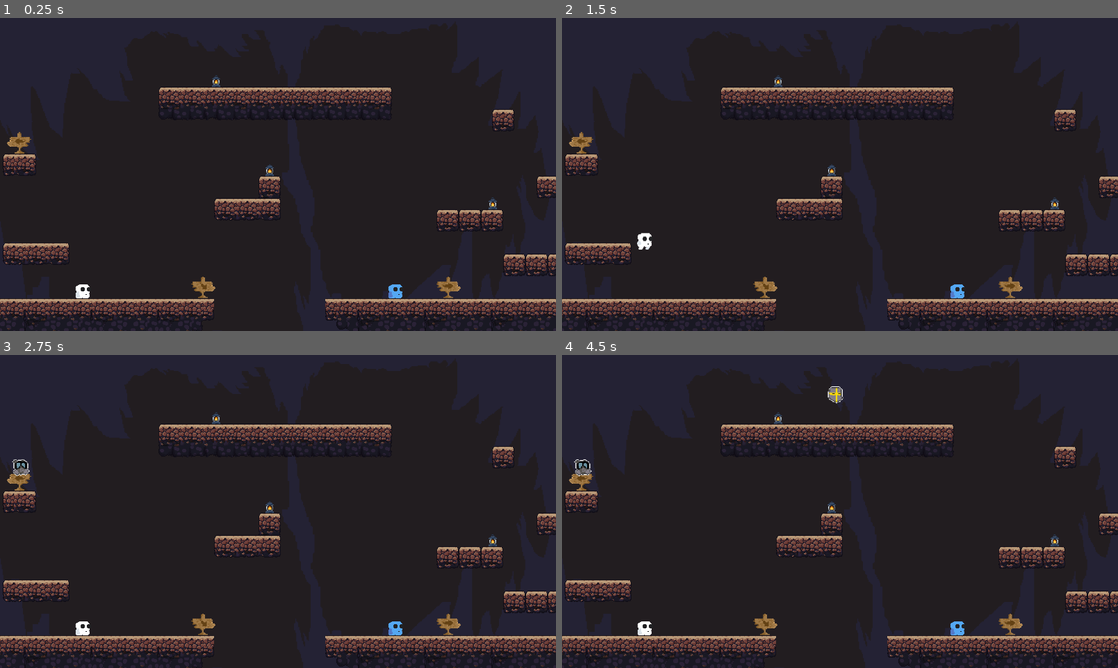
Above: before the commit, frames 1-4 (two rows, left to right).
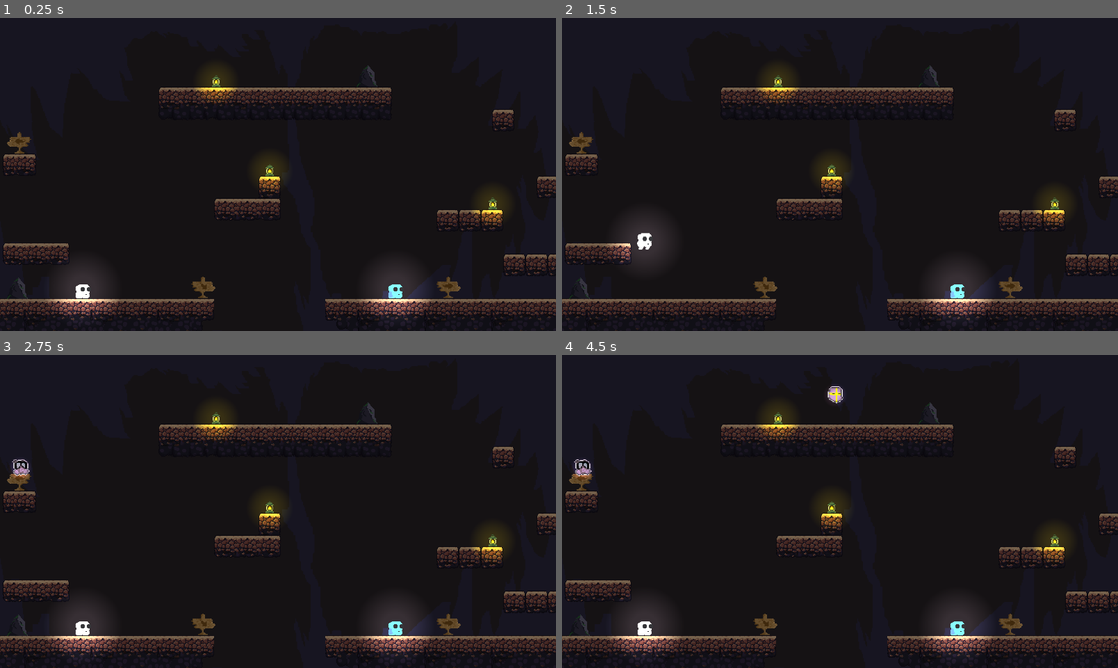
Above: after the commit, the same moments.

Repository: ViniTeider/BeneathTheMask
Game: Godot game, scene res://scenes/world.tscn
Two runs of this game, one before a commit and one after it. Both use one fixed random seed, a clock stepped at 60 frames per second and the inputs below.
Inputs:
- Up to frame 1 (0.25 s): no input
- Up to frame 2 (1.5 s): tap Enter at 0.5 s; tap Space at 1.25 s
- Up to frame 3 (2.75 s): no input
- Up to frame 4 (4.5 s): no input

The runs differ from the first frame. In frame 1, 6.7% of the frame differs, in the area x 0-100%, y 15-100%; in frame 2, 6.8%; in frame 3, 6.7%; in frame 4, 6.8%.

Commit message:
feat: add lights

Diff:
--- a/scenes/Bomb.tscn
+++ b/scenes/Bomb.tscn
@@ -30,6 +30,18 @@
 tracks/1/interp = 1
 tracks/1/loop_wrap = true
 tracks/1/keys = {
+"times": PackedFloat32Array(0),
+"transitions": PackedFloat32Array(1),
+"update": 0,
+"values": [Vector2(2, 2)]
+}
+tracks/2/type = "value"
+tracks/2/imported = false
+tracks/2/enabled = true
+tracks/2/path = NodePath("PointLight2D:scale")
+tracks/2/interp = 1
+tracks/2/loop_wrap = true
+tracks/2/keys = {
 "times": PackedFloat32Array(0),
 "transitions": PackedFloat32Array(1),
 "update": 0,
@@ -76,12 +88,33 @@
 "method": &"queue_free"
 }]
 }
+tracks/3/type = "value"
+tracks/3/imported = false
+tracks/3/enabled = true
+tracks/3/path = NodePath("PointLight2D:scale")
+tracks/3/interp = 1
+tracks/3/loop_wrap = true
+tracks/3/keys = {
+"times": PackedFloat32Array(0, 1),
+"transitions": PackedFloat32Array(1, 1),
+"update": 0,
+"values": [Vector2(2, 2), Vector2(1, 1)]
+}
 
 [sub_resource type="AnimationLibrary" id="AnimationLibrary_4pshg"]
 _data = {
 &"RESET": SubResource("Animation_1xih2"),
 &"bomb_exploding": SubResource("Animation_luf1c")
 }
+
+[sub_resource type="Gradient" id="Gradient_qwb5a"]
+offsets = PackedFloat32Array(0.20754717, 0.6415094)
+colors = PackedColorArray(1, 1, 1, 1, 0, 0, 0, 1)
+
+[sub_resource type="GradientTexture2D" id="GradientTexture2D_3e7g0"]
+gradient = SubResource("Gradient_qwb5a")
+fill = 1
+fill_from = Vector2(0.5, 0.5)
 
 [node name="Bomb" type="RigidBody2D" unique_id=1369718883]
 position = Vector2(1, -1)
@@ -109,5 +142,11 @@
 [node name="AnimationPlayer" type="AnimationPlayer" parent="." unique_id=1848439829]
 libraries/ = SubResource("AnimationLibrary_4pshg")
 
+[node name="PointLight2D" type="PointLight2D" parent="." unique_id=569840719]
+position = Vector2(9.536743e-07, -2.3841858e-07)
+scale = Vector2(2, 2)
+color = Color(4.6205523e-06, 0.9675953, 0.5450817, 1)
+texture = SubResource("GradientTexture2D_3e7g0")
+
 [connection signal="body_entered" from="." to="." method="_on_body_entered"]
 [connection signal="timeout" from="Timer" to="." method="on_explodion"]
--- a/scenes/Bullet.tscn
+++ b/scenes/Bullet.tscn
@@ -5,6 +5,15 @@
 
 [sub_resource type="RectangleShape2D" id="RectangleShape2D_hf8mt"]
 size = Vector2(5, 3)
+
+[sub_resource type="Gradient" id="Gradient_p1sfj"]
+offsets = PackedFloat32Array(0, 0.3254717, 0.6179245)
+colors = PackedColorArray(1, 1, 1, 1, 0.46153843, 0.46153843, 0.46153843, 1, 0, 0, 0, 1)
+
+[sub_resource type="GradientTexture2D" id="GradientTexture2D_4utqk"]
+gradient = SubResource("Gradient_p1sfj")
+fill = 2
+fill_from = Vector2(0.5029412, 0.4852941)
 
 [node name="Bullet" type="Area2D" unique_id=367997966]
 scale = Vector2(2, 2)
@@ -19,4 +28,9 @@
 position = Vector2(0, -0.5)
 shape = SubResource("RectangleShape2D_hf8mt")
 
+[node name="PointLight2D" type="PointLight2D" parent="." unique_id=337443115]
+position = Vector2(9.536743e-07, -2.3841858e-07)
+color = Color(0.9999997, 0.76002777, 0.5266966, 1)
+texture = SubResource("GradientTexture2D_4utqk")
+
 [connection signal="body_entered" from="." to="." method="_on_body_entered"]
--- a/scenes/Lamp.tscn
+++ b/scenes/Lamp.tscn
@@ -1,8 +1,22 @@
 [gd_scene format=3 uid="uid://c5lp4414fcjoc"]
 
 [ext_resource type="Texture2D" uid="uid://4o73ule728up" path="res://Sprites/miscellaneous/lamp.png" id="1_gosxj"]
+
+[sub_resource type="Gradient" id="Gradient_gosxj"]
+offsets = PackedFloat32Array(0.20754717, 0.3962264, 0.6415094)
+colors = PackedColorArray(1, 1, 1, 1, 0.61956525, 0.61956525, 0.61956525, 1, 0, 0, 0, 1)
+
+[sub_resource type="GradientTexture2D" id="GradientTexture2D_63omg"]
+gradient = SubResource("Gradient_gosxj")
+fill = 1
+fill_from = Vector2(0.5, 0.5)
 
 [node name="Lamp" type="Sprite2D" unique_id=540825983]
 z_index = -6
 scale = Vector2(1.2, 1.2)
 texture = ExtResource("1_gosxj")
+
+[node name="PointLight2D" type="PointLight2D" parent="." unique_id=1693503846]
+position = Vector2(9.536743e-07, -2.3841858e-07)
+color = Color(0.97405916, 0.9853517, 0, 1)
+texture = SubResource("GradientTexture2D_63omg")
--- /dev/null
+++ b/scenes/Rock.tscn
@@ -0,0 +1,6 @@
+[gd_scene format=3 uid="uid://bb7xp80al3td4"]
+
+[ext_resource type="Texture2D" uid="uid://6idl23n8lfqr" path="res://Sprites/miscellaneous/rock.png" id="1_bpoff"]
+
+[node name="Rock" type="Sprite2D" unique_id=1176588543]
+texture = ExtResource("1_bpoff")
--- a/scenes/genericPickup.tscn
+++ b/scenes/genericPickup.tscn
@@ -14,6 +14,18 @@
 tracks/0/interp = 1
 tracks/0/loop_wrap = true
 tracks/0/keys = {
+"times": PackedFloat32Array(0),
+"transitions": PackedFloat32Array(1),
+"update": 0,
+"values": [Vector2(0, 0)]
+}
+tracks/1/type = "value"
+tracks/1/imported = false
+tracks/1/enabled = true
+tracks/1/path = NodePath("PointLight2D:offset")
+tracks/1/interp = 1
+tracks/1/loop_wrap = true
+tracks/1/keys = {
 "times": PackedFloat32Array(0),
 "transitions": PackedFloat32Array(1),
 "update": 0,
@@ -36,12 +48,35 @@
 "update": 0,
 "values": [Vector2(0, 0), Vector2(0, -17), Vector2(0, 0)]
 }
+tracks/1/type = "value"
+tracks/1/imported = false
+tracks/1/enabled = true
+tracks/1/path = NodePath("PointLight2D:offset")
+tracks/1/interp = 1
+tracks/1/loop_wrap = true
+tracks/1/keys = {
+"times": PackedFloat32Array(0, 0.6, 1.2),
+"transitions": PackedFloat32Array(1, 1, 1),
+"update": 0,
+"values": [Vector2(0, 0), Vector2(0, -17), Vector2(0, 0)]
+}
 
 [sub_resource type="AnimationLibrary" id="AnimationLibrary_y7nf4"]
 _data = {
 &"RESET": SubResource("Animation_tgt54"),
 &"hover": SubResource("Animation_c6cqx")
 }
+
+[sub_resource type="Gradient" id="Gradient_qwb5a"]
+offsets = PackedFloat32Array(0.20754717, 0.6415094)
+colors = PackedColorArray(1, 1, 1, 1, 0, 0, 0, 1)
+
+[sub_resource type="GradientTexture2D" id="GradientTexture2D_tgt54"]
+gradient = SubResource("Gradient_qwb5a")
+width = 40
+height = 40
+fill = 1
+fill_from = Vector2(0.5, 0.5)
 
 [node name="GenericPickup" type="Area2D" unique_id=1358854170]
 collision_layer = 8
@@ -57,4 +92,9 @@
 [node name="AnimationPlayer" type="AnimationPlayer" parent="." unique_id=1811309291]
 libraries/ = SubResource("AnimationLibrary_y7nf4")
 
+[node name="PointLight2D" type="PointLight2D" parent="." unique_id=1070483720]
+position = Vector2(9.536743e-07, -2.3841858e-07)
+color = Color(1, 0.68505514, 1, 1)
+texture = SubResource("GradientTexture2D_tgt54")
+
 [connection signal="body_entered" from="." to="." method="_on_body_entered"]
--- a/scenes/player.tscn
+++ b/scenes/player.tscn
@@ -5,6 +5,17 @@
 
 [sub_resource type="RectangleShape2D" id="RectangleShape2D_kyqiw"]
 size = Vector2(11.0115185, 192.83815)
+
+[sub_resource type="Gradient" id="Gradient_gosxj"]
+offsets = PackedFloat32Array(0.20754717, 0.6415094)
+colors = PackedColorArray(1, 1, 1, 1, 0, 0, 0, 1)
+
+[sub_resource type="GradientTexture2D" id="GradientTexture2D_g2els"]
+gradient = SubResource("Gradient_gosxj")
+width = 128
+height = 128
+fill = 1
+fill_from = Vector2(0.5, 0.5)
 
 [node name="CharacterBody2D" type="CharacterBody2D" unique_id=1433225565]
 collision_mask = 14
@@ -61,5 +72,9 @@
 scale_amount_max = 5.0
 color = Color(1, 1, 0, 1)
 
+[node name="PointLight2D" type="PointLight2D" parent="." unique_id=1938263903]
+position = Vector2(9.536743e-07, -2.3841858e-07)
+texture = SubResource("GradientTexture2D_g2els")
+
 [connection signal="timeout" from="DashTimer" to="." method="_on_dash_timer_timeout"]
 [connection signal="timeout" from="DashColdownTimer" to="." method="_on_dash_coldown_timer_timeout"]
--- a/scenes/world.tscn
+++ b/scenes/world.tscn
@@ -1,7 +1,7 @@
 [gd_scene format=4 uid="uid://qo1wf3px5pl0"]
 
 [ext_resource type="PackedScene" uid="uid://dre8tx7lexuxc" path="res://scenes/Background.tscn" id="1_4mrxx"]
-[ext_resource type="PackedScene" uid="uid://cm1416vvwqv6k" path="res://Scenes/Player.tscn" id="1_32lhk"]
+[ext_resource type="PackedScene" uid="uid://cm1416vvwqv6k" path="res://scenes/player.tscn" id="1_32lhk"]
 [ext_resource type="PackedScene" uid="uid://ckp8h4gcb5b0j" path="res://scenes/Teleporter.tscn" id="4_gjpho"]
 [ext_resource type="Script" uid="uid://d3sghdpu2qfhb" path="res://Scripts/global_camera.gd" id="5_45d1s"]
 [ext_resource type="Script" uid="uid://cph6ivypogtuq" path="res://Scripts/mask_spawner.gd" id="5_p70al"]
@@ -10,6 +10,7 @@
 [ext_resource type="PackedScene" uid="uid://drgcfej8nceb1" path="res://scenes/Sign.tscn" id="7_i7141"]
 [ext_resource type="PackedScene" uid="uid://lbq2te1vjt3g" path="res://scenes/DownSign.tscn" id="9_7r4gi"]
 [ext_resource type="AudioStream" uid="uid://okr0v25hlxpf" path="res://Sounds/Goofy_Mellow_Menu.mp3" id="10_w7kh3"]
+[ext_resource type="PackedScene" uid="uid://bb7xp80al3td4" path="res://scenes/Rock.tscn" id="11_e3hyu"]
 
 [node name="World" type="Node2D" unique_id=1970420695]
 position = Vector2(3, -1)
@@ -75,3 +76,13 @@
 [node name="AudioStreamPlayer" type="AudioStreamPlayer" parent="." unique_id=1092092162]
 stream = ExtResource("10_w7kh3")
 autoplay = true
+
+[node name="DirectionalLight2D" type="DirectionalLight2D" parent="." unique_id=89500074]
+energy = 0.37
+blend_mode = 1
+
+[node name="Rock2" parent="." unique_id=1176588543 instance=ExtResource("11_e3hyu")]
+position = Vector2(785, 212)
+
+[node name="Rock" parent="." unique_id=700812097 instance=ExtResource("11_e3hyu")]
+position = Vector2(282, 517)
Binary file added: Sprites/miscellaneous/rock.png
Not shown, added: Sprites/miscellaneous/rock.png.import
